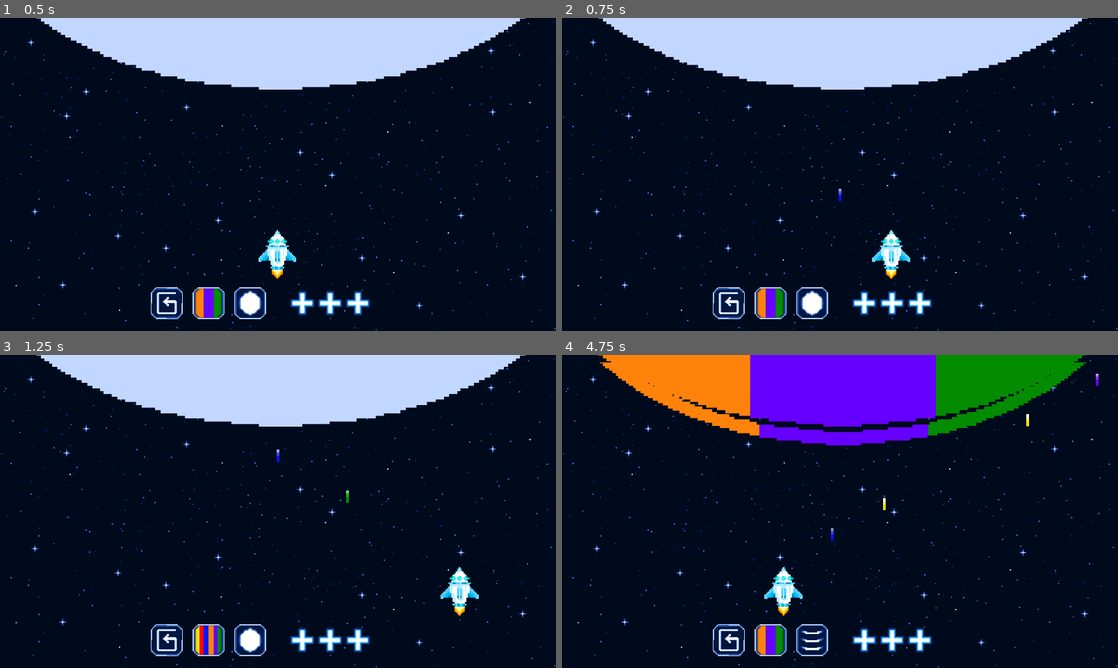
Above: before the commit, frames 1-4 (two rows, left to right).
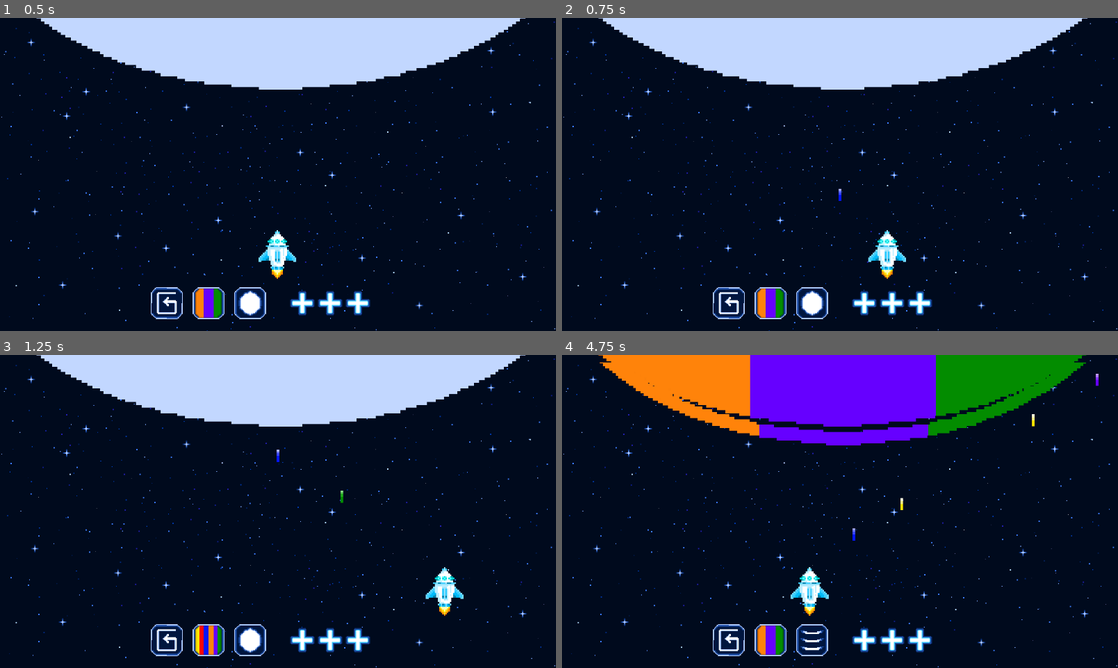
Above: after the commit, the same moments.

Repository: Annars30/GithubRepos-FINAL-project-ver1
Game: Godot game, scene res://Scenes/game.tscn
The game is run twice, just before and just after one commit, with the same random seed, the same clock (stepped at 60 frames per second) and the same inputs.
Inputs (mouse positions are in pixels of both pictures, inside the frame that each line leads up to):
- Up to frame 1 (0.5 s): no input
- Up to frame 2 (0.75 s): tap Enter at 0.5 s; move the mouse to (773, 302) at 0.52 s; hold Right (move_right) from 0.53 s (still down); hold B (fire_blue) from 0.53 s (still down); click (773, 302) at 0.67 s
- Up to frame 3 (1.25 s): keep holding Right (move_right); keep holding B (fire_blue); tap G (fire_green) at 0.8 s
- Up to frame 4 (4.75 s): move the mouse to (812, 639) at 1.27 s; release Right (move_right) at 1.28 s; release B (fire_blue) at 1.28 s; hold Left (move_left) 1.28-2.03 s; tap G (fire_green) at 1.35 s; click (812, 639) at 1.42 s; tap O (fire_orange) at 1.55 s; move the mouse to (895, 442) at 2.02 s; hold O (fire_orange) 2.03-2.78 s; hold Right (move_right) 2.03-3.53 s; tap R (fire_red) at 2.3, 2.85 s; move the mouse to (812, 574) at 2.77 s; click (812, 574) at 2.92 s; tap V (fire_violet) at 3.05 s; move the mouse to (1006, 558) at 3.52 s; hold V (fire_violet) 3.53-4.28 s; hold Left (move_left) from 3.53 s (still down); tap Y (fire_yellow) at 3.8, 4.35 s; move the mouse to (673, 464) at 4.27 s; tap B (fire_blue) at 4.55 s

Frame 1 is identical in both runs. In frame 2, 0.5% of the frame differs, in the area x 55-63%, y 67-84%; in frame 3, 0.8%; in frame 4, 1.0%, in the area x 36-97%, y 6-84%.

Commit message:
Update ship.gd

Diff:
--- a/Scripts/ship.gd
+++ b/Scripts/ship.gd
@@ -1,10 +1,10 @@
 extends CharacterBody2D
-class_name Ship
+class_name SHIP
 @onready var ship_sprite = $AnimatedSprite2D
 
 
 	#MOVING THE SHIP
-const SPEED = 600.0
+const SPEED = 550.0
 func _process(delta: float) -> void:
 	var direction = 0.0
 	if Input.is_action_pressed("move_right"):
@@ -45,8 +45,8 @@
 
 # CURRENTLY NOT COLLIDING WITH SUPERNOVA / SUPERNOVA BEAMS (BUT DOESN'T EXPLODE WHEN COLLIDING WITH WALLS
 
-func _on_area_2d_body_entered(body: CharacterBody2D) -> void:
-	if body is Ship:
-		print ("Collision")
-	else:
-		ship_sprite.play("ship")
+
+	#if body is Ship:
+		#print ("Collision")
+	#else:
+		#ship_sprite.play("ship")
